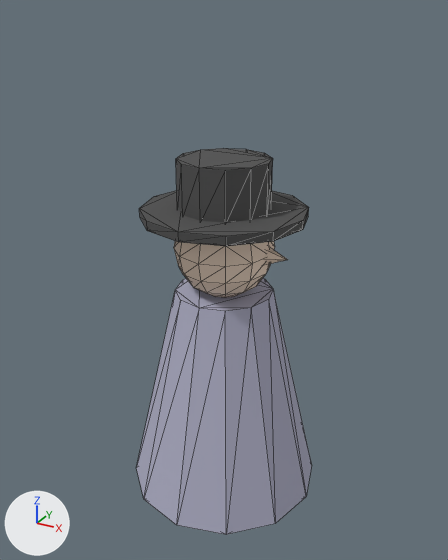
What one commit did to the OBJ model test/genome/models/pilgrim3d.obj.
One viewpoint serves both versions: a 50 mm camera at (1.22, -2.23, 1.66) aimed at (0.0, 0.0, 0.54). Lighting does not change. The marker at lower left points along +X, +Y and +Z. The first picture is the older version. Mesh edges are drawn as thin lines. Where no turn or scale is listed for an object, it has been applied to the vertices.

The older version as bpy lines, for what is in view:
```python
me_pilgrim3d = bpy.data.meshes.new('pilgrim3d')
me_pilgrim3d.from_pydata(...)  # a 12-sided cut cone along z (radius 0.45 at the low end, 0.22 at the high end) spanning x -0.45..0.45, y -0.45..0.45, z -0.5..0.5, material slot 0; a UV sphere (12 segments, 8 rings, poles along z) spanning x -0.22..0.22, y -0.22..0.22, z 0.48..0.92, material slot 1; a 12-sided cylinder along z spanning x -0.36..0.36, y -0.36..0.36, z 0.84..0.88, material slot 2; a 12-sided cylinder along z spanning x -0.2..0.2, y -0.2..0.2, z 0.87..1.09, material slot 2; a 6-sided cone pointing to +x spanning x 0.18..0.3, y -0.05..0.05, z 0.66..0.74, material slot 1
me_pilgrim3d.materials.append(mat_robe)  # light grey #adadc4
me_pilgrim3d.materials.append(mat_skin)  # beige #f3ddc8
me_pilgrim3d.materials.append(mat_hat)  # dark grey #505050
ob_pilgrim3d = bpy.data.objects.new('pilgrim3d', me_pilgrim3d)
ob_pilgrim3d.location = (0.0, 0.0, 0.0)
```
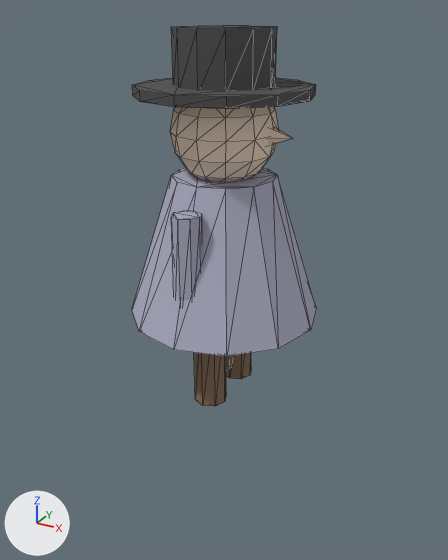
Edits to the bpy script that builds the scene:
```text
Add mat_boots:
    mat_boots = principled_material('boots')
    mat_boots.base_color = (0.25, 0.16, 0.1)  # brown #896f59
    mat_boots.roughness = 1.0
Change me_pilgrim3d:
    used by ob_pilgrim3d; location = (0.0, 0.0, 0.0)
    remove me_pilgrim3d.from_pydata(...)  # 165 vertices, 310 faces; spans x -0.45..0.45, y -0.45..0.45, z -0.5..1.09
    add me_pilgrim3d.from_pydata(...)  # 229 vertices, 422 faces; spans x -0.42..0.42, y -0.42..0.42, z 0.0..1.59
    me_pilgrim3d part 1: a new loose piece, a 12-sided cut cone along z (radius 0.42 at the low end, 0.22 at the high end) spanning x -0.42..0.42, y -0.42..0.42, z 0.4..1.02, in mat_robe (light grey #adadc4)
    me_pilgrim3d part 2: a new loose piece, an 8-sided cylinder along z spanning x -0.08..0.08, y 0.05..0.21, z 0.0..0.46, in mat_boots (brown #896f59)
    me_pilgrim3d part 3: a new loose piece, an 8-sided cylinder along z spanning x -0.08..0.08, y -0.2..-0.05, z 0.0..0.46, in mat_boots (brown #896f59)
    me_pilgrim3d part 4: a new loose piece, an 8-sided cylinder along z spanning x -0.06..0.06, y -0.36..-0.24, z 0.51..0.93, in mat_robe (light grey #adadc4)
    me_pilgrim3d part 5: the loose piece of 86 vertices spanning x -0.22..0.22, y -0.22..0.22, z 0.48..0.92 is moved by (0.0, 0.0, 0.5)
    me_pilgrim3d part 6: the loose piece of 24 vertices spanning x -0.36..0.36, y -0.36..0.36, z 0.84..0.88 is moved by (0.0, 0.0, 0.5)
    me_pilgrim3d part 7: the loose piece of 24 vertices spanning x -0.2..0.2, y -0.2..0.2, z 0.87..1.09 is moved by (0.0, 0.0, 0.5)
    me_pilgrim3d part 8: the loose piece of 7 vertices spanning x 0.18..0.3, y -0.05..0.05, z 0.66..0.74 is moved by (0.0, 0.0, 0.5)
    me_pilgrim3d part 9: the loose piece of 24 vertices spanning x -0.45..0.45, y -0.45..0.45, z -0.5..0.5 is deleted
    other edits to the shape of me_pilgrim3d do not show in these pictures
    add me_pilgrim3d.materials.append(mat_boots)  # brown #896f59
```

Where the change shows, as pixel boxes (x1, y1, x2, y2) in the pictures (448 x 560 px; the box of a moved part takes in the faces that stretch with it):
'pilgrim3d', reshaped
    before: (136, 148, 312, 535)
    after: (132, 26, 316, 406)
part 1 of me_pilgrim3d, added
    after: (132, 168, 316, 357)
part 2 of me_pilgrim3d, added (brown)
    after: (226, 353, 251, 379)
part 3 of me_pilgrim3d, added (brown)
    after: (194, 353, 226, 406)
part 4 of me_pilgrim3d, added
    after: (171, 211, 202, 302)
part 5 of me_pilgrim3d, moved or reshaped
    before: (174, 241, 275, 298)
    after: (170, 107, 278, 182)
part 6 of me_pilgrim3d, moved or reshaped
    before: (139, 190, 309, 246)
    after: (132, 78, 316, 109)
part 7 of me_pilgrim3d, moved or reshaped
    before: (176, 148, 273, 223)
    after: (171, 26, 277, 91)
part 8 of me_pilgrim3d, moved or reshaped
    before: (264, 248, 287, 265)
    after: (268, 127, 292, 145)
part 9 of me_pilgrim3d, deleted
    before: (136, 278, 312, 535)
